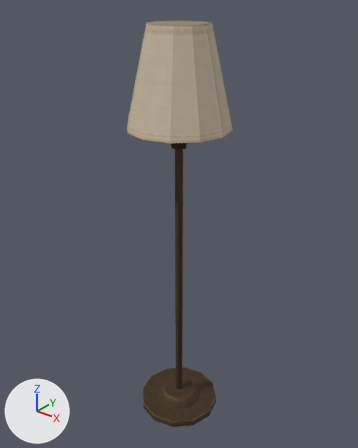
The glTF model assets/core/props/models/lamp.glb, before and after one commit.
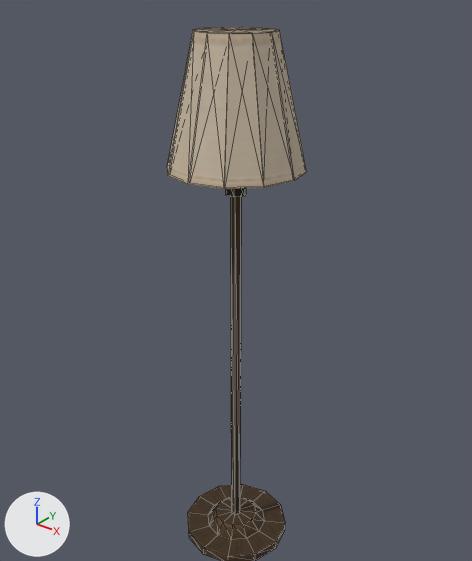
The first picture shows the older version from a 50 mm camera at (1.001, -1.251, 1.607) aimed at (-0.02, 0.025, 0.816). The close-ups show the older and then the newer version on the part from 0% to 100% of the width and 0% to 95% of the height of that picture. Only the edits that show in the close-ups are written down. The lights are fixed; the arrows at lower left show +X, +Y and +Z. The close-ups show mesh edges as thin lines. Vertices at exactly the same position are counted once.

Objects in the first close-up: 'core_lamp'.
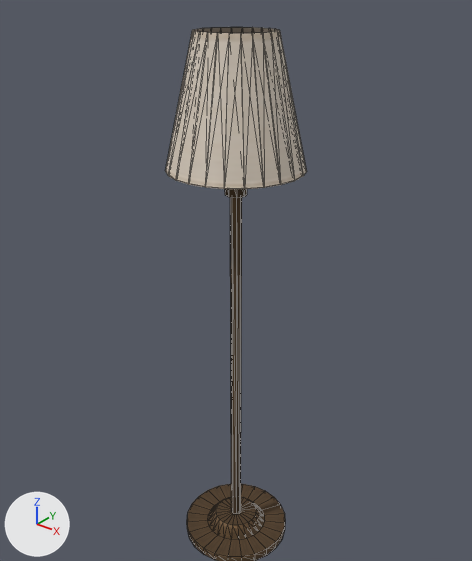
Changed parts and their boxes (x1, y1, x2, y2) in the close-ups (472 x 561 px):
'core_lamp', reshaped: before (167, 27, 307, 561); after (165, 27, 307, 561)
part 1 of me_core_lamp, built on: before (194, 27, 280, 197); after (165, 27, 307, 561)

What changed in the scene script:
```text
Change me_core_lamp:
    used by ob_core_lamp; location = (0.0, 0.0, 0.0)
    remove me_core_lamp.from_pydata(...)  # 138 vertices, 180 faces; spans x -0.17..0.17, y -0.17..0.17, z 0.0..1.5
    add me_core_lamp.from_pydata(...)  # 244 vertices, 448 faces; spans x -0.17..0.17, y -0.17..0.17, z 0.0..1.5
    me_core_lamp part 1: 10 vertices removed from x -0.03..0.03, y -0.02..0.02, z 1.12..1.5; 116 vertices added at x -0.17..0.17, y -0.17..0.17, z 0.0..1.5
```
